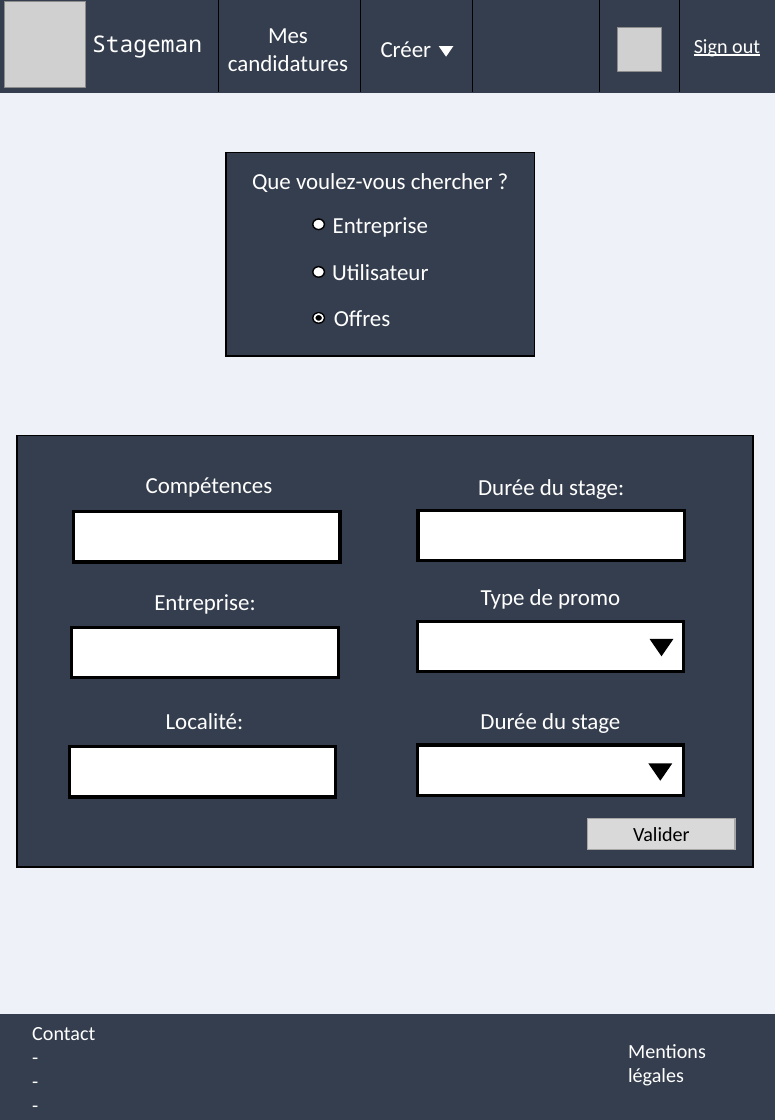
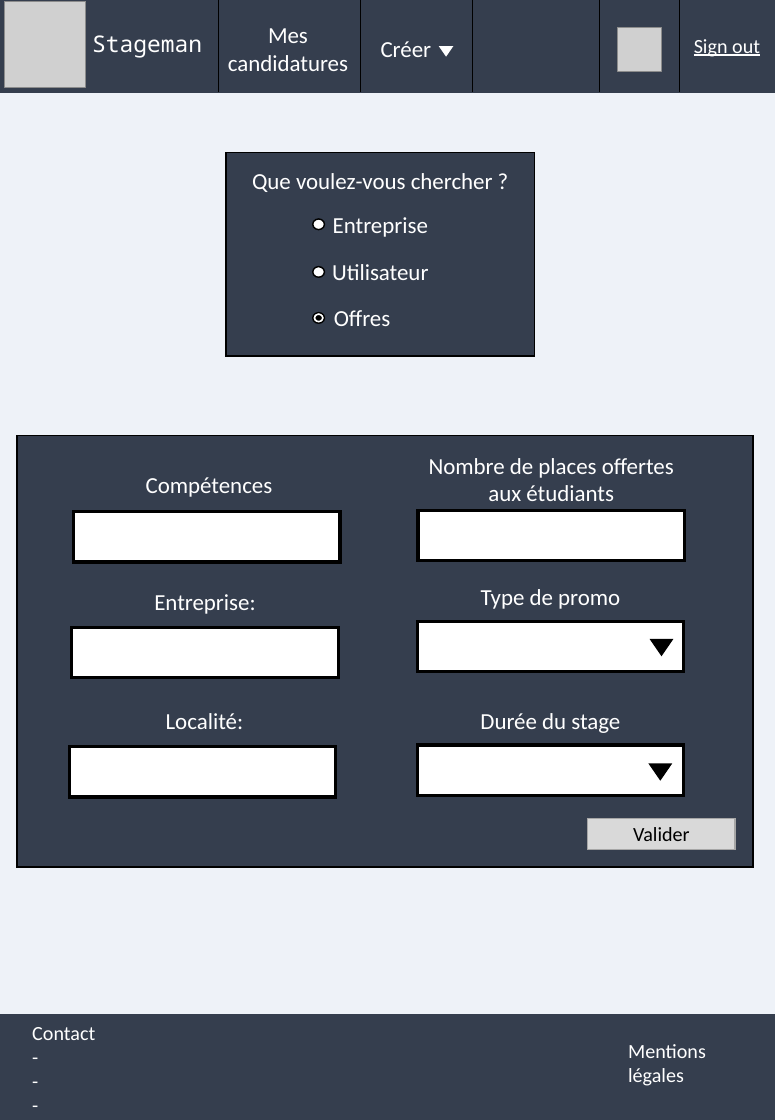
Before and after one commit to Xelkyo/web_project, a slide deck: slide 5 of Mockup.pptx. Drawn at 775x1120 pixels with LibreOffice and Linux fonts; fonts in the diff are those of the drawing; grey boxes stand for pictures. Boxes give left, top, right and bottom in pixels: in the first picture for what was removed or moved away, otherwise in the second. Text is boxed around its words. In the diff, an @@ line names an element or a change of style, - is before the commit and + after.

```diff
--- a/Mockup.pptx
+++ b/Mockup.pptx
@@ text at <box>429,458,674,501</box>: text changed @@
-Durée du stage:
+Nombre de places offertes aux étudiants
```
Also in this commit, not shown: 2 other slides changed, 2 other files.
